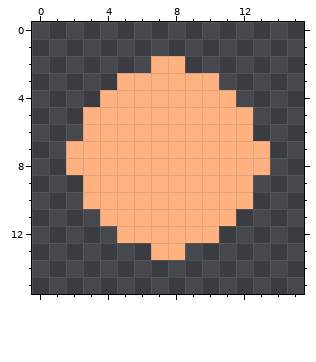
File history of a pixel-art sprite, core/assets/playerDot.png. The picture above was drawn from the file before the commit.
The file is 16x16 pixels.
After:
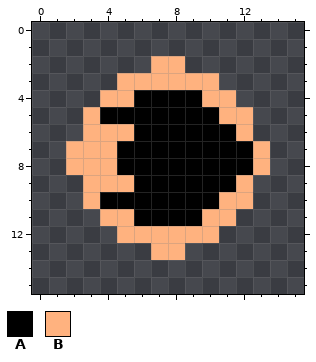
Palette (. is transparent): A #000000  B #ffb27f
From old to new:
@@ x 0..15 @@
  3 .....BBBBBB.....
- 4 ....BBBBBBBB....
- 5 ...BBBBBBBBBB...
- 6 ...BBBBBBBBBB...
- 7 ..BBBBBBBBBBBB..
- 8 ..BBBBBBBBBBBB..
- 9 ...BBBBBBBBBB...
-10 ...BBBBBBBBBB...
-11 ....BBBBBBBB....
+ 4 ....BBAAAABB....
+ 5 ...BAAAAAAABB...
+ 6 ...BBBAAAAAAB...
+ 7 ..BBBAAAAAAAAB..
+ 8 ..BBBAAAAAAAAB..
+ 9 ...BBBAAAAAAB...
+10 ...BAAAAAAABB...
+11 ....BBAAAABB....
 12 .....BBBBBB.....
Where, in picture pixels (left, top, right, bottom), the same in both pictures:
changed: (100, 90, 253, 226)
